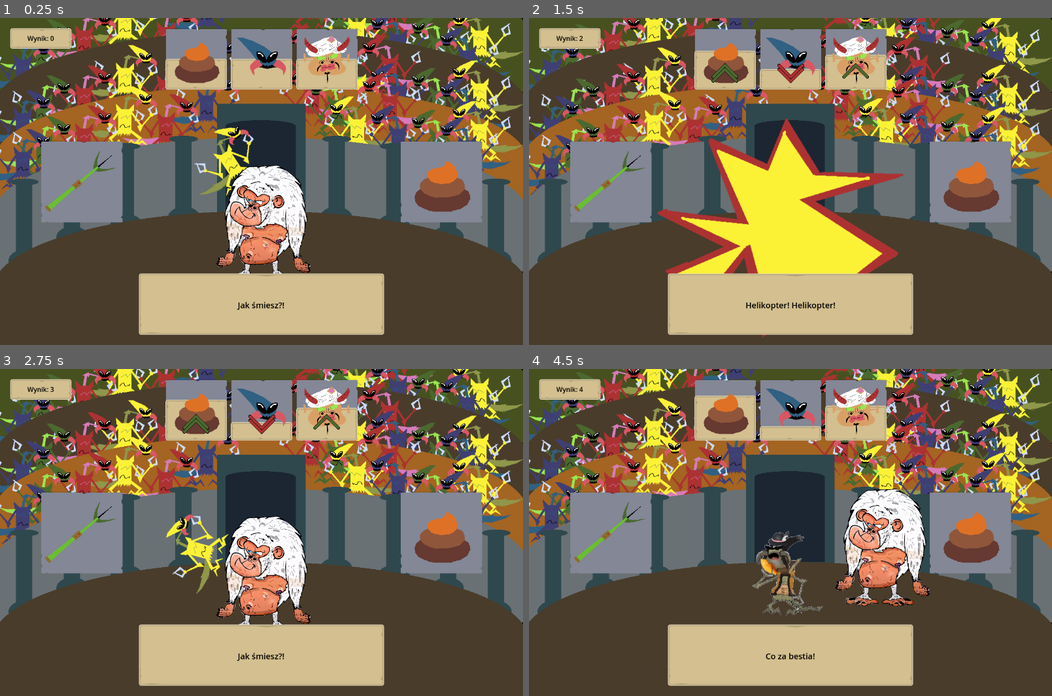
Above: before the commit, frames 1-4 (two rows, left to right).
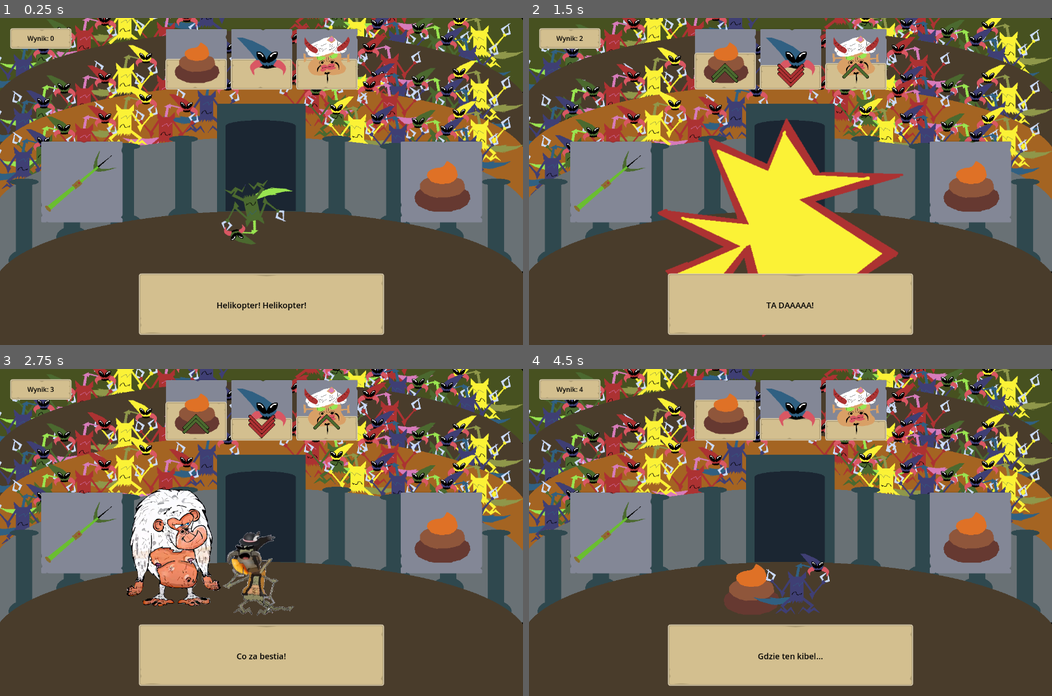
Above: after the commit, the same moments.

Repository: P1X-in/space-tricks
Game: Godot game, scene res://scenes/main.tscn
Two runs of this game, one before a commit and one after it. Both use one fixed random seed, a clock stepped at 60 frames per second and the inputs below.
Inputs (mouse positions are in pixels of both pictures, inside the frame that each line leads up to):
- Up to frame 1 (0.25 s): no input
- Up to frame 2 (1.5 s): click (612, 181) at 0.5 s; click (612, 181) at 1.25 s
- Up to frame 3 (2.75 s): click (83, 532) at 2 s
- Up to frame 4 (4.5 s): tap Enter at 2.75 s; move the mouse to (905, 516) at 2.77 s; tap F at 2.85, 3.6, 4.35 s; move the mouse to (685, 548) at 3.52 s; move the mouse to (842, 460) at 4.27 s

The runs differ from the first frame. In frame 1, 5.1% of the frame differs, in the area x 37-60%, y 33-90%; in frame 2, 0.6%; in frame 3, 9.2%, in the area x 24-69%, y 9-90%; in frame 4, 7.8%.

Commit message:
Kupa

Diff:
--- a/scenes/tricks/loki.tscn
+++ b/scenes/tricks/loki.tscn
@@ -66,7 +66,7 @@
 "trick": SubResource("Animation_7ih7o")
 }
 
-[node name="Trick" instance=ExtResource("1_4iujq")]
+[node name="Loki" instance=ExtResource("1_4iujq")]
 gold_outcome = {
 "boredom": 0,
 "gold": -2,
--- /dev/null
+++ b/scenes/tricks/poo.tscn
@@ -0,0 +1,99 @@
+[gd_scene load_steps=7 format=3 uid="uid://dj0ns346eoopj"]
+
+[ext_resource type="PackedScene" uid="uid://b62avp2rlxbi" path="res://scenes/tricks/trick.tscn" id="1_5dkar"]
+[ext_resource type="Texture2D" uid="uid://c1x80ns50ssnh" path="res://assets/gfx/ui/poo.png" id="2_be8y6"]
+[ext_resource type="Texture2D" uid="uid://buemgkx6f2176" path="res://assets/gfx/aliens/alien1_1.png" id="2_qjxn7"]
+
+[sub_resource type="Animation" id="Animation_w6o7x"]
+resource_name = "trick"
+length = 2.0
+loop_mode = 1
+step = 0.05
+tracks/0/type = "value"
+tracks/0/imported = false
+tracks/0/enabled = true
+tracks/0/path = NodePath("Sprite2D:visible")
+tracks/0/interp = 1
+tracks/0/loop_wrap = true
+tracks/0/keys = {
+"times": PackedFloat32Array(0, 1, 1.05, 2),
+"transitions": PackedFloat32Array(1, 1, 1, 1),
+"update": 1,
+"values": [false, false, true, true]
+}
+tracks/1/type = "value"
+tracks/1/imported = false
+tracks/1/enabled = true
+tracks/1/path = NodePath("pivot:rotation")
+tracks/1/interp = 1
+tracks/1/loop_wrap = true
+tracks/1/keys = {
+"times": PackedFloat32Array(0, 0.05, 0.1, 0.15, 0.2, 0.25, 0.3, 0.35, 0.4, 0.45, 0.5, 0.55, 0.6, 0.65, 0.7, 0.75, 0.8, 0.85, 0.9, 0.95, 1, 1.05, 2),
+"transitions": PackedFloat32Array(1, 1, 1, 1, 1, 1, 1, 1, 1, 1, 1, 1, 1, 1, 1, 1, 1, 1, 1, 1, 1, 1, 1),
+"update": 0,
+"values": [-0.261799, 0.261799, -0.261799, 0.261799, -0.261799, 0.261799, -0.261799, 0.261799, -0.261799, 0.261799, -0.261799, 0.261799, -0.261799, 0.261799, -0.261799, 0.261799, -0.261799, 0.261799, -0.261799, 0.261799, -0.261799, 0.0, 0.0]
+}
+
+[sub_resource type="Animation" id="Animation_dxcrm"]
+length = 0.001
+tracks/0/type = "value"
+tracks/0/imported = false
+tracks/0/enabled = true
+tracks/0/path = NodePath("Sprite2D:visible")
+tracks/0/interp = 1
+tracks/0/loop_wrap = true
+tracks/0/keys = {
+"times": PackedFloat32Array(0),
+"transitions": PackedFloat32Array(1),
+"update": 1,
+"values": [false]
+}
+tracks/1/type = "value"
+tracks/1/imported = false
+tracks/1/enabled = true
+tracks/1/path = NodePath("pivot:rotation")
+tracks/1/interp = 1
+tracks/1/loop_wrap = true
+tracks/1/keys = {
+"times": PackedFloat32Array(0),
+"transitions": PackedFloat32Array(1),
+"update": 0,
+"values": [-0.261799]
+}
+
+[sub_resource type="AnimationLibrary" id="AnimationLibrary_n4n3k"]
+_data = {
+"RESET": SubResource("Animation_dxcrm"),
+"trick": SubResource("Animation_w6o7x")
+}
+
+[node name="Poo" instance=ExtResource("1_5dkar")]
+gold_outcome = {
+"boredom": 2,
+"gold": -3,
+"happiness": 2
+}
+kill_outcome = {
+"boredom": -3,
+"gold": 1,
+"happiness": 0
+}
+messages = ["TA DAAAAA!", "Gdzie ten kibel..."]
+
+[node name="animations" type="AnimationPlayer" parent="." index="0"]
+libraries = {
+"": SubResource("AnimationLibrary_n4n3k")
+}
+
+[node name="Sprite2D" type="Sprite2D" parent="." index="1"]
+visible = false
+position = Vector2(-98, 27)
+texture = ExtResource("2_be8y6")
+
+[node name="pivot" type="Node2D" parent="." index="2"]
+position = Vector2(0, 100)
+rotation = -0.261799
+
+[node name="Sprite2D" type="Sprite2D" parent="pivot" index="0"]
+position = Vector2(0, -100)
+texture = ExtResource("2_qjxn7")
--- a/scenes/tricks/tower.tscn
+++ b/scenes/tricks/tower.tscn
@@ -85,8 +85,8 @@
 curve = SubResource("Curve2D_xdntm")
 
 [node name="PathFollow2D" type="PathFollow2D" parent="Path2D" index="0"]
-position = Vector2(-355, 0)
-rotation = 0.0454233
+position = Vector2(74.928, -1.50396)
+rotation = 1.4289
 
 [node name="alien1_1" parent="Path2D/PathFollow2D" index="0" instance=ExtResource("2_ycf44")]
 
@@ -94,8 +94,8 @@
 curve = SubResource("Curve2D_rtx5i")
 
 [node name="PathFollow2D" type="PathFollow2D" parent="Path2D2" index="0"]
-position = Vector2(374, 1)
-rotation = -3.12199
+position = Vector2(240.912, 8.74672)
+rotation = 1.23547
 
 [node name="alien1_3" parent="Path2D2/PathFollow2D" index="0" instance=ExtResource("3_dw2ir")]
 flip = true
--- a/scenes/tricks/tricks.gd
+++ b/scenes/tricks/tricks.gd
@@ -4,7 +4,8 @@
 	preload("res://scenes/tricks/tower.tscn").instantiate(),
 	preload("res://scenes/tricks/bahleda.tscn").instantiate(),
 	preload("res://scenes/tricks/helicopter.tscn").instantiate(),
-	preload("res://scenes/tricks/loki.tscn").instantiate()
+	preload("res://scenes/tricks/loki.tscn").instantiate(),
+	preload("res://scenes/tricks/poo.tscn").instantiate()
 ]
 
 func get_random_trick() -> Node2D:
